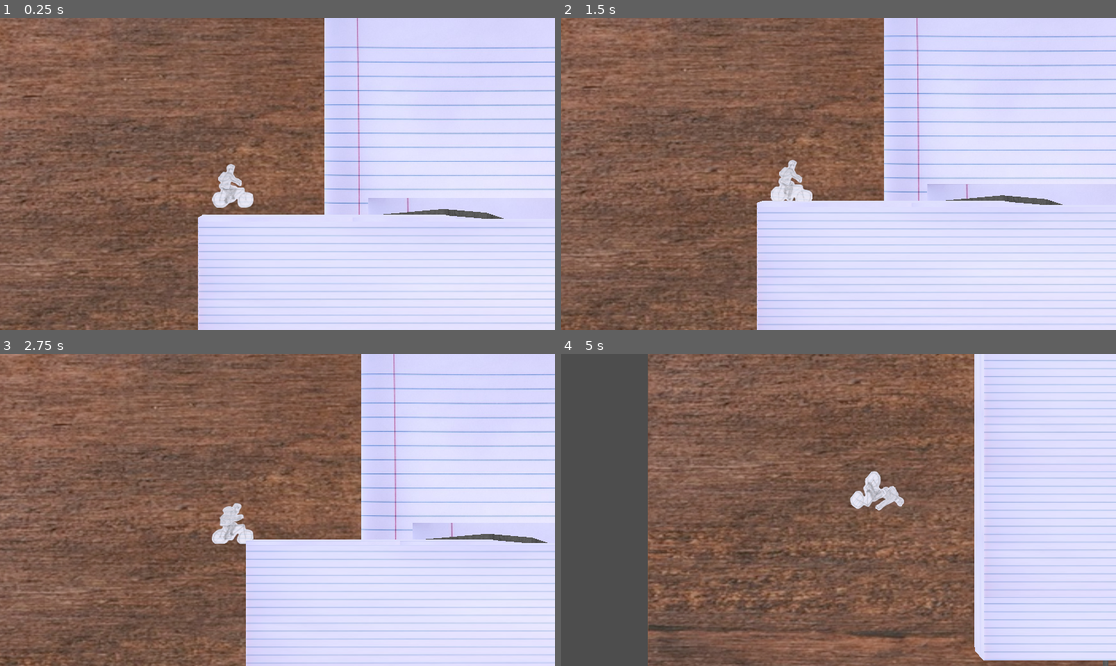
Above: before the commit, frames 1-4 (two rows, left to right).
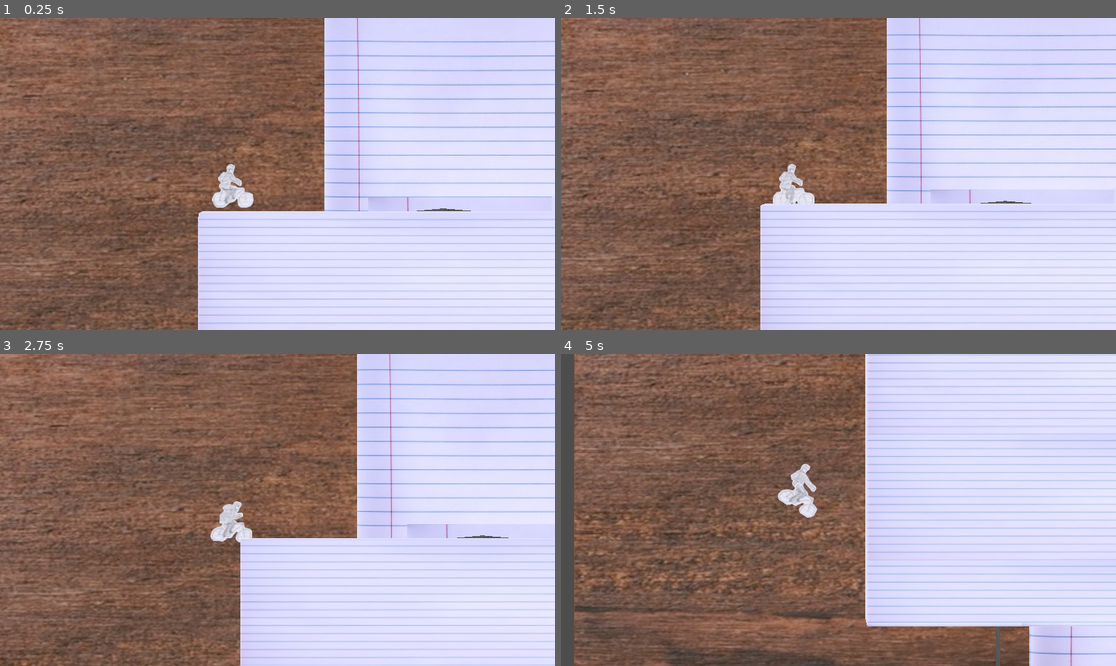
Above: after the commit, the same moments.

Repository: KyleSaki714/brackeysgamejam25-godotgame
Game: Godot game, scene res://World.tscn
Same seed, same stepped clock (60 frames per second), same inputs: the game is played once before the commit and once after it. The engine's default icon, where the game draws it, is replaced by a stand-in: a white triangle on a blue panel in a dark square.
Inputs:
- Up to frame 1 (0.25 s): no input
- Up to frame 2 (1.5 s): hold Right (tilt right) 0.53-1.28 s; tap Space (jump) at 0.6, 0.77, 1.07, 1.35 s; hold S (backward) from 1.28 s (still down)
- Up to frame 3 (2.75 s): tap Space (jump) at 1.52, 1.82, 2.1 s; release S (backward) at 2.03 s; hold Right (tilt right) from 2.03 s (still down)
- Up to frame 4 (5 s): release Right (tilt right) at 2.78 s; hold Up (forward) 2.78-3.53 s; tap Space (jump) at 2.85, 3.02, 3.32, 3.6, 3.77, 4.07, 4.35, 4.52, 4.82 s; hold Left (tilt left) from 3.53 s (still down)

The runs differ from the first frame. In frame 1, 4.8% of the frame differs, in the area x 35-100%, y 7-99%; in frame 2, 17%; in frame 3, 14%; in frame 4, 48%, in the area x 2-100%, y 0-100%.

Commit message:
bike jump tweaks: jump proportionate to speed, changed gravity, add isGrounded variable

Diff:
--- a/Areas/AreaTutorial.tscn
+++ b/Areas/AreaTutorial.tscn
@@ -35,6 +35,19 @@
 [sub_resource type="PlaneMesh" id="PlaneMesh_so7nw"]
 material = SubResource("StandardMaterial3D_blj7p")
 size = Vector2(60, 77.647)
+orientation = 2
+
+[sub_resource type="BoxShape3D" id="BoxShape3D_cgwi4"]
+size = Vector3(19.96, 2.5, 3)
+
+[sub_resource type="BoxMesh" id="BoxMesh_1wmex"]
+material = ExtResource("4_w278w")
+size = Vector3(20, 2.5, 3)
+
+[sub_resource type="PlaneMesh" id="PlaneMesh_0d0m5"]
+lightmap_size_hint = Vector2i(102, 17)
+material = ExtResource("4_w278w")
+size = Vector2(10, 2.5)
 orientation = 2
 
 [node name="Tutorial" type="Node3D"]
@@ -122,6 +135,23 @@
 mesh = SubResource("PlaneMesh_so7nw")
 skeleton = NodePath("../..")
 
+[node name="PlatformRectangle5" parent="." instance=ExtResource("3_pl3mn")]
+transform = Transform3D(1, 0, 0, 0, 1, 0, 0, 0, 1, 59.2164, 14.9899, 0)
+
+[node name="CollisionShape3D" parent="PlatformRectangle5" index="0"]
+transform = Transform3D(1, 0, 0, 0, 1, 0, 0, 0, 1, 10, -13.6927, 0)
+shape = SubResource("BoxShape3D_cgwi4")
+
+[node name="MeshInstance3D3" parent="PlatformRectangle5" index="1"]
+transform = Transform3D(1, 0, 0, 0, 1, 0, 0, 0, 1, 10, -13.7166, 0)
+mesh = SubResource("BoxMesh_1wmex")
+skeleton = NodePath("../../PlatformRectangle5")
+
+[node name="MeshInstance3D" parent="PlatformRectangle5" index="2"]
+visible = false
+mesh = SubResource("PlaneMesh_0d0m5")
+skeleton = NodePath("../../PlatformRectangle5")
+
 [node name="ramp" parent="." instance=ExtResource("5_yrh4r")]
 transform = Transform3D(0.866026, -0.5, 0, 0.5, 0.866026, 0, 0, 0, 1, 100.374, 1.8413, 0)
 
@@ -130,3 +160,4 @@
 [editable path="PlatformRectangle2"]
 [editable path="PlatformRectangle3"]
 [editable path="PlatformRectangle4"]
+[editable path="PlatformRectangle5"]
--- a/Bike.gd
+++ b/Bike.gd
@@ -1,6 +1,8 @@
 extends VehicleBody3D
 
 @onready var _graphics = $Graphics
+@onready var _wheel1 = $VehicleWheel3D
+@onready var _wheel2 = $VehicleWheel3D2
 
 @export var MAX_STEER = 0.9
 @export var ENGINE_POWER = 125 # max horsepower
@@ -9,10 +11,12 @@
 @export var _torquePower = 175 # "tilt" power
 @export var COMSHIFT = 1 # how far from the center the center of mass shifts while tilting
 @export var COMSHIFTACCEL = 0.1 # how fast the center of mass shifts when tilting
-@export var JUMPFORCE = 300
+@export var JUMPFORCE = 50
 
 
 var _currentCenterOfMassShift: float = 0
+var _speedVal = 0.0;
+var _isGrounded = false
 
 #enum {
 	#COASTING,
@@ -24,9 +28,24 @@
 	#linear_velocity.clampf(0, 35.0)
 	#linear_velocity = linear_velocity.clampf(-30.0, 30.0)
 	state.set_linear_velocity(get_linear_velocity().clampf(-MAX_SPEED, MAX_SPEED))
-	print(get_linear_velocity().length())
+	#print(get_linear_velocity().length())
+
+	#
+	_speedVal = state.get_linear_velocity().length() / MAX_SPEED
+	#print(_speedVal)
+
+	# - JUMP -
+	# it's a little hop to get over ~5m.
+	var jumpBtn = Input.is_action_just_pressed("jump")
+	if (_isGrounded && jumpBtn):
+		var jumpVec = transform.basis.y * (JUMPFORCE * _speedVal)
+		state.apply_impulse(jumpVec)
+		print(jumpVec)
 
 func _physics_process(delta: float):
+	# - is Grounded -
+	_isGrounded = _wheel1.is_in_contact() || _wheel2.is_in_contact()
+	print(_isGrounded)
 
 	# - GAS -
 	var cycling = Input.get_axis("backward", "forward")
@@ -61,10 +80,6 @@
 		_currentCenterOfMassShift = 0
 		center_of_mass_mode = CENTER_OF_MASS_MODE_AUTO
 
-	# - JUMP -
-	var jumpBtn = Input.is_action_just_pressed("jump")
-	if (jumpBtn):
-		apply_impulse(transform.basis.z * JUMPFORCE)
 
 
 func checkCycleAnim(axisValue):
--- a/Bike.tscn
+++ b/Bike.tscn
@@ -71,6 +71,7 @@
 angular_damp_mode = 1
 angular_damp = 0.075
 script = ExtResource("1_i3ogk")
+JUMPFORCE = 150
 
 [node name="Graphics" type="Node3D" parent="."]
 
--- a/World.tscn
+++ b/World.tscn
@@ -47,7 +47,7 @@
 transform = Transform3D(1, 0, 0, 0, 1, 0, 0, 0, 1, 267.679, -97.8634, 0)
 
 [node name="Tutorial" parent="AreasContainer" instance=ExtResource("5_uhlam")]
-transform = Transform3D(1, 0, 0, 0, 1, 0, 0, 0, 1, 0, -10.6558, 0)
+transform = Transform3D(1, 0, 0, 0, 1, 0, 0, 0, 1, 0, -9.46128, 0)
 
 [node name="Background" type="Node3D" parent="."]
 
--- a/project.godot
+++ b/project.godot
@@ -67,6 +67,10 @@
 ]
 }
 
+[physics]
+
+3d/default_gravity=13.0
+
 [rendering]
 
 renderer/rendering_method="gl_compatibility"
Not shown: 1 places in Areas/AreaTutorial.tscn that only renumber resources
